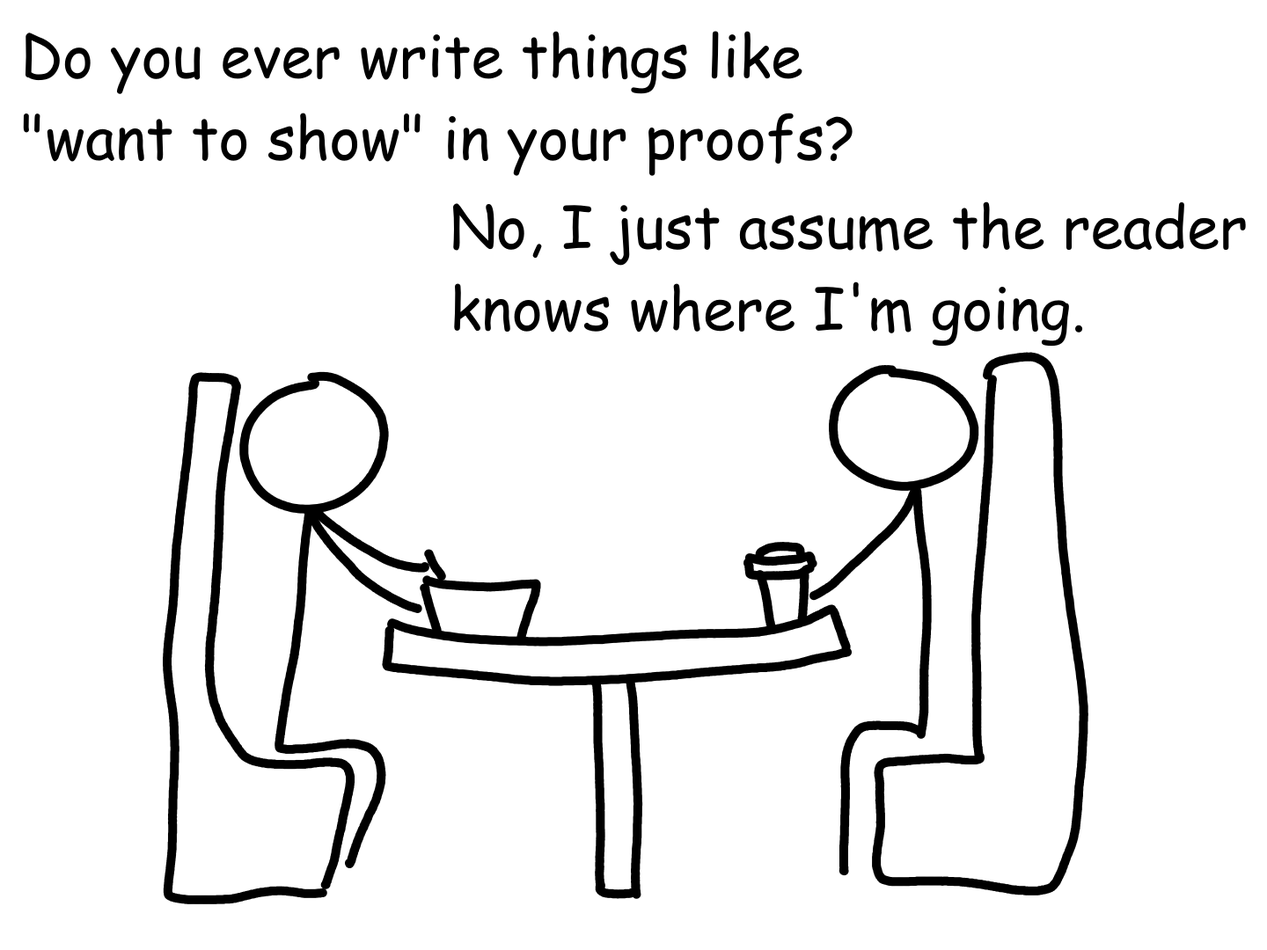
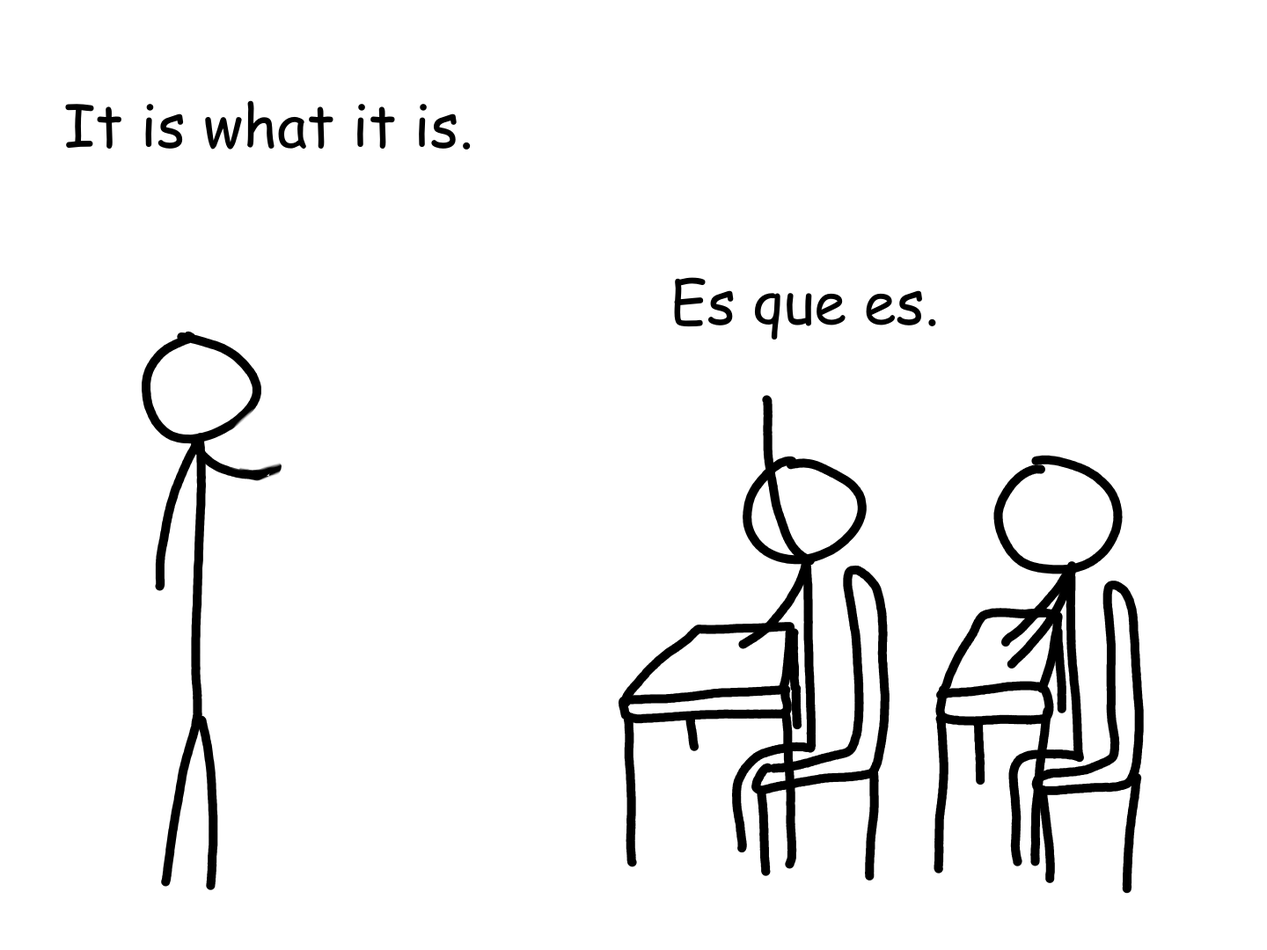
Comparing the layer stacks of the two 1267×950 images. Changes:
painted on "Paint Layer 1" over [141, 225, 1183, 905]
